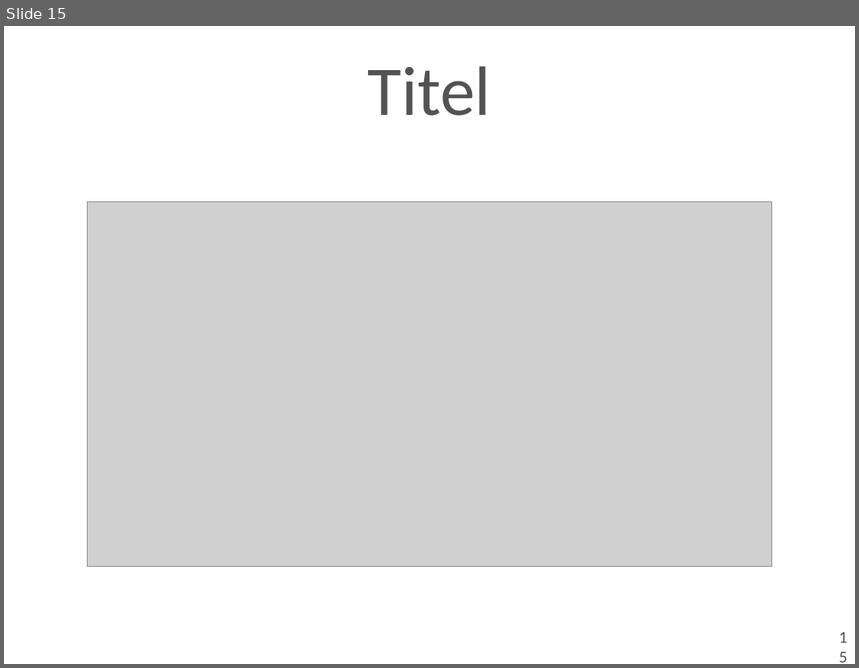
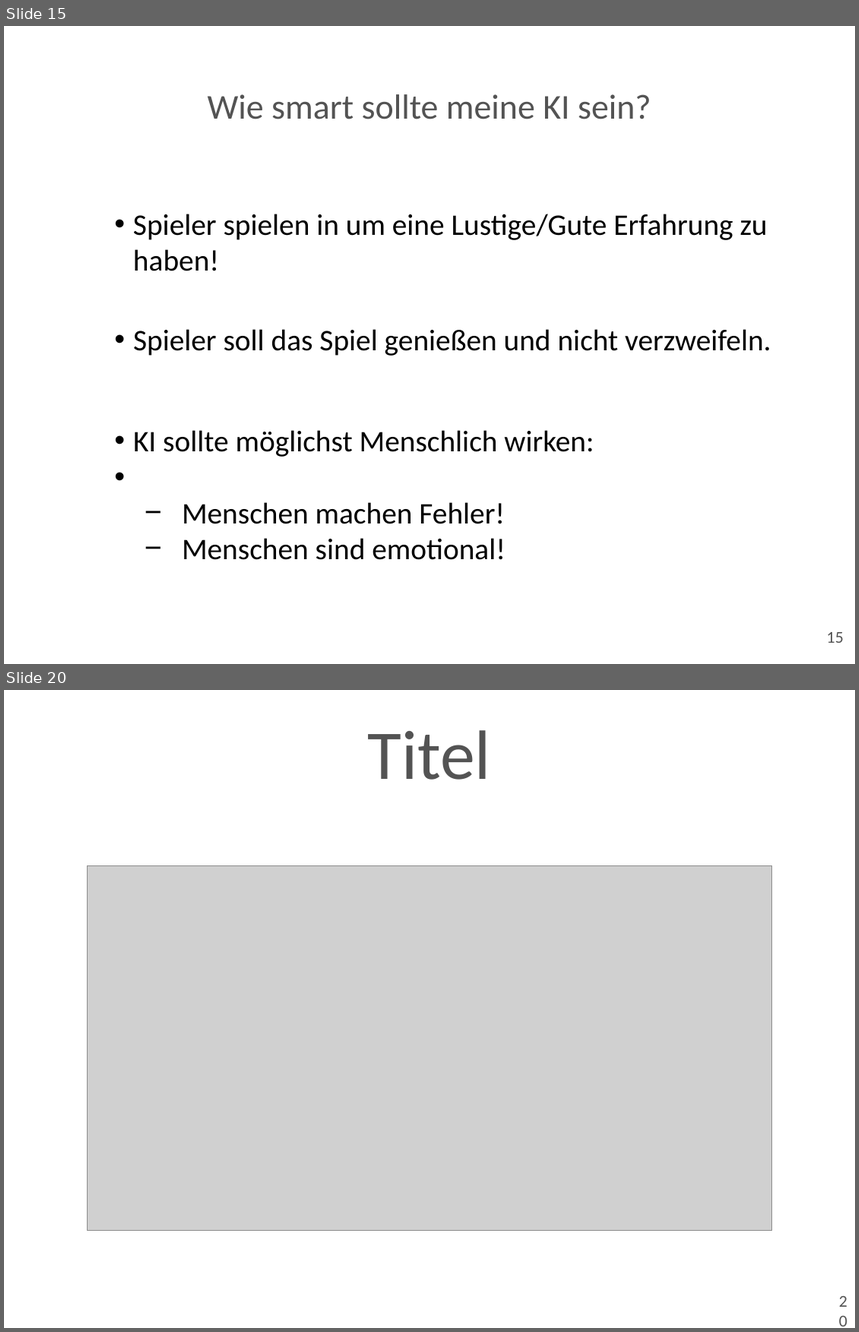
Before and after one commit to Franzi93/Seminar, a slide deck: Präsentation/Künstliche Intelligenz.odp. Shown one above the other, each under a label of ours: slide 15 before the commit, slides 15 and 20 after it; the slides between them are not shown. The pictures are 859x668 and 859x1332 pixels, drawn with LibreOffice and Linux fonts; fonts in the diff are those of the drawing; grey boxes stand for pictures; background and template pictures are left out. Boxes give left, top, right and bottom in pixels: in the first picture for what was removed or moved away, otherwise in the second. Text is boxed around its words. In the diff, an @@ line names an element or a change of style, - is before the commit and + after.

```diff
--- a/Präsentation/Künstliche Intelligenz.odp
+++ b/Präsentation/Künstliche Intelligenz.odp
@@ slide 15 added at (x1=4, y1=26, x2=855, y2=664), background #FFFFFF @@
@@ title added at (x1=208, y1=94, x2=652, y2=119), 42 pt, text #535353 @@
+Wie smart sollte meine KI sein?
@@ text added at (x1=133, y1=214, x2=768, y2=271), 36 pt, text #000000 @@
+• Spieler spielen in um eine Lustige/Gute Erfahrung zu haben!
@@ text added at (x1=133, y1=329, x2=771, y2=356), 36 pt, text #000000 @@
+• Spieler soll das Spiel genießen und nicht verzweifeln.
@@ text added at (x1=133, y1=430, x2=594, y2=560), 36 pt, text #000000 @@
+• KI sollte möglichst Menschlich wirken:
+  − Menschen machen Fehler!
+  − Menschen sind emotional!
@@ page number added at (x1=827, y1=632, x2=844, y2=643), 20 pt, text #535353 @@
+15
@@ what was slide 15 is now slide 20 @@
@@ page number at (x1=833, y1=1288, x2=848, y2=1316): text changed @@
-15
+20
```
Also in this commit, not shown: 4 slides changed, 5 other slides added, 1 slide removed.
